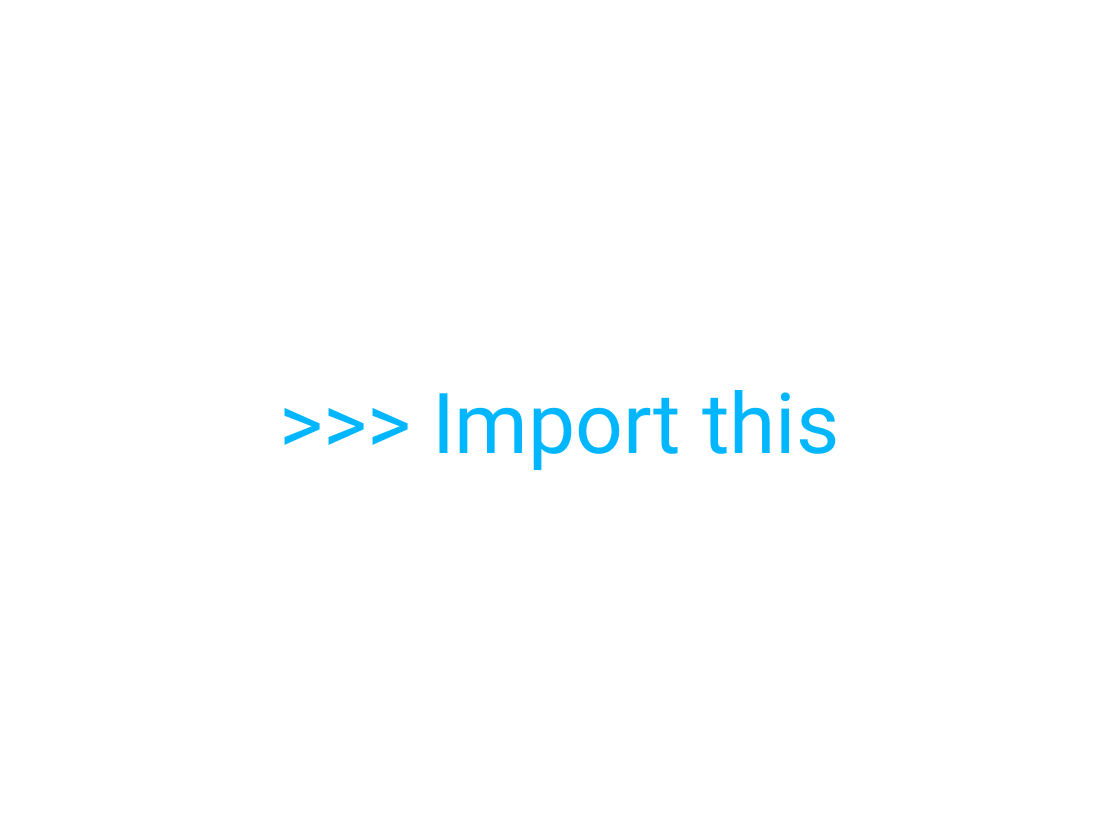
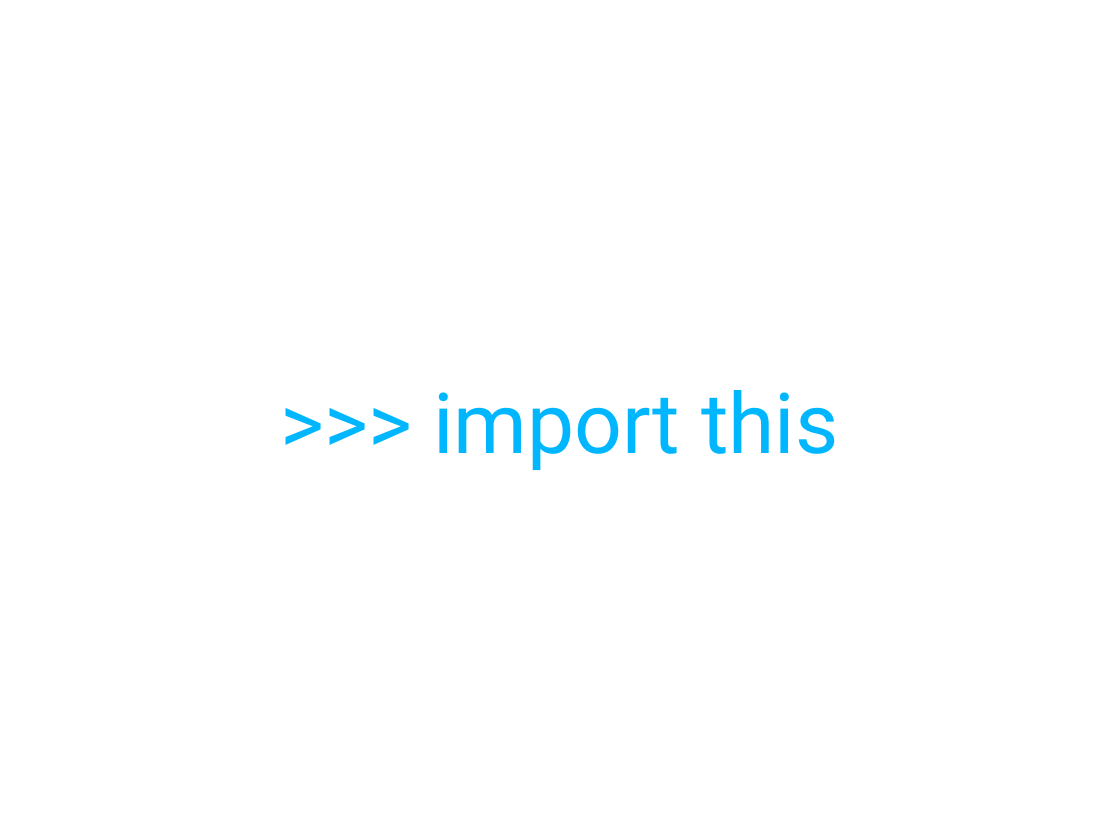
Before and after one commit to cessor/empathiccode, a slide deck: slide 36 of EmpathicCode.pptx (slide 35 before the commit). Drawn at 1120x840 pixels with LibreOffice and Linux fonts; fonts in the diff are those of the drawing. Boxes give left, top, right and bottom in pixels: in the first picture for what was removed or moved away, otherwise in the second. Text is boxed around its words. In the diff, an @@ line names an element or a change of style, - is before the commit and + after.

```diff
--- a/EmpathicCode.pptx
+++ b/EmpathicCode.pptx
@@ title at <box>433,390,838,470</box>: text changed @@
->>> Import this
+>>> import this
```
Also in this commit, not shown: 8 other slides changed, 17 slides added, 1 slide removed, 1 other file.
